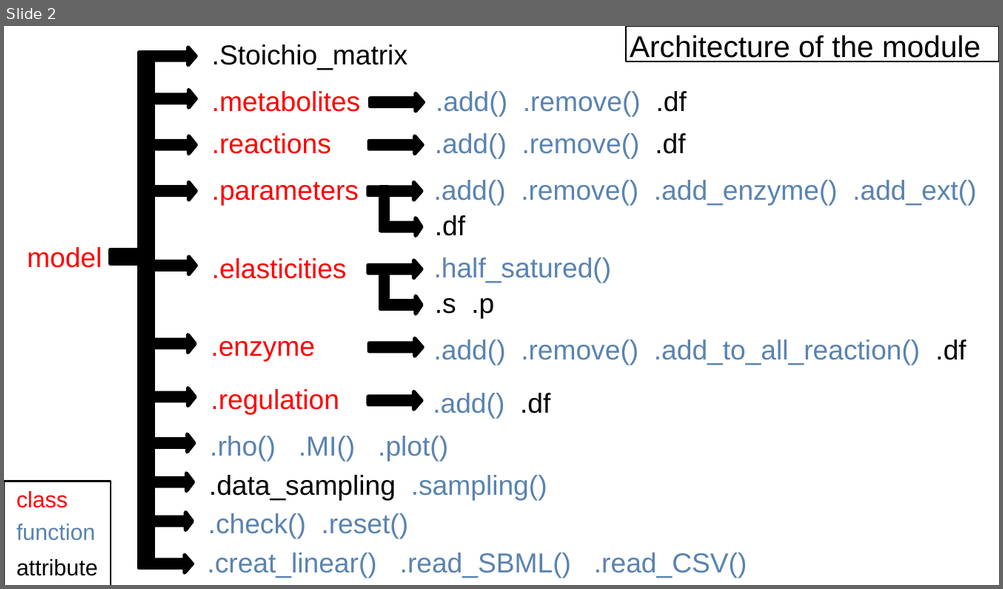
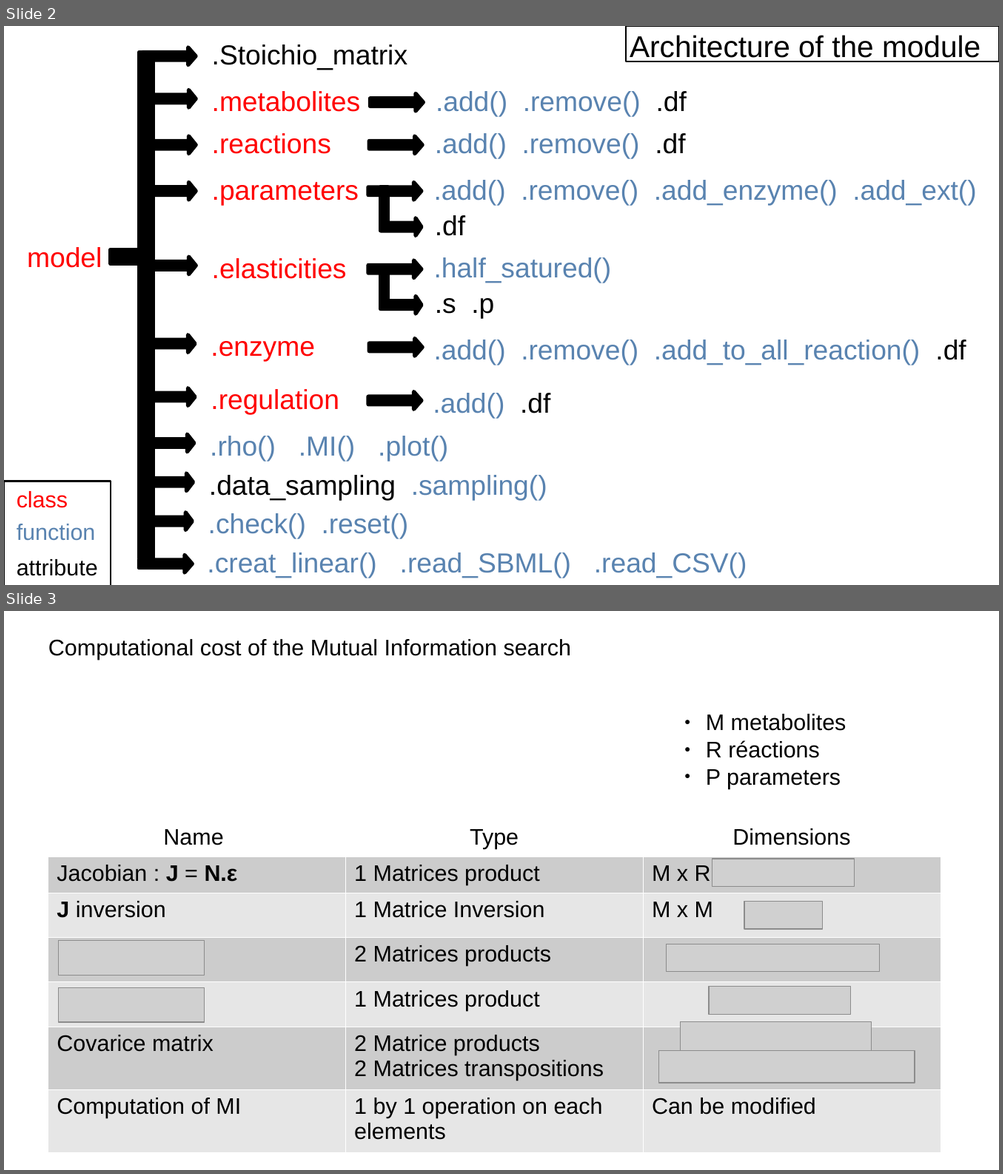
Before and after one commit to tuturax/BadAss, a slide deck: Presentation BaddAss.odp. Shown one above the other, each under a label of ours: slide 2 before the commit, slides 2 and 3 after it. The pictures are 1003x589 and 1003x1174 pixels, drawn with LibreOffice and Linux fonts; fonts in the diff are those of the drawing; grey boxes stand for pictures. Boxes give left, top, right and bottom in pixels: in the first picture for what was removed or moved away, otherwise in the second. Text is boxed around its words. In the diff, an @@ line names an element or a change of style, - is before the commit and + after.

Commit message:
Retour de la link matrice correct

```diff
--- a/Presentation BaddAss.odp
+++ b/Presentation BaddAss.odp
@@ slide 3 added at [4, 611, 999, 1170], background #FFFFFF @@
@@ text added at [48, 639, 571, 660], 18 pt, text #000000 @@
+Computational cost of the Mutual Information search
@@ text added at [706, 714, 846, 789], 18 pt, text #000000 @@
+● M metabolites
+● R réactions
+● P parameters
@@ picture added at [58, 988, 204, 1022] @@
@@ group added at [48, 820, 942, 1143]: 7 pictures, 1 table @@
+Name | Type | Dimensions
+Jacobian : J = N.ε | 1 Matrices product | M x R . R x M
+J inversion | 1 Matrice Inversion | M x M
+ | 2 Matrices products | 
+ | 1 Matrices product | 
+Covarice matrix | 2 Matrice products / 2 Matrices transpositions | 
+Computation of MI | 1 by 1 operation on each elements | Can be modified
```
Also in this commit, not shown: 4 other files.
